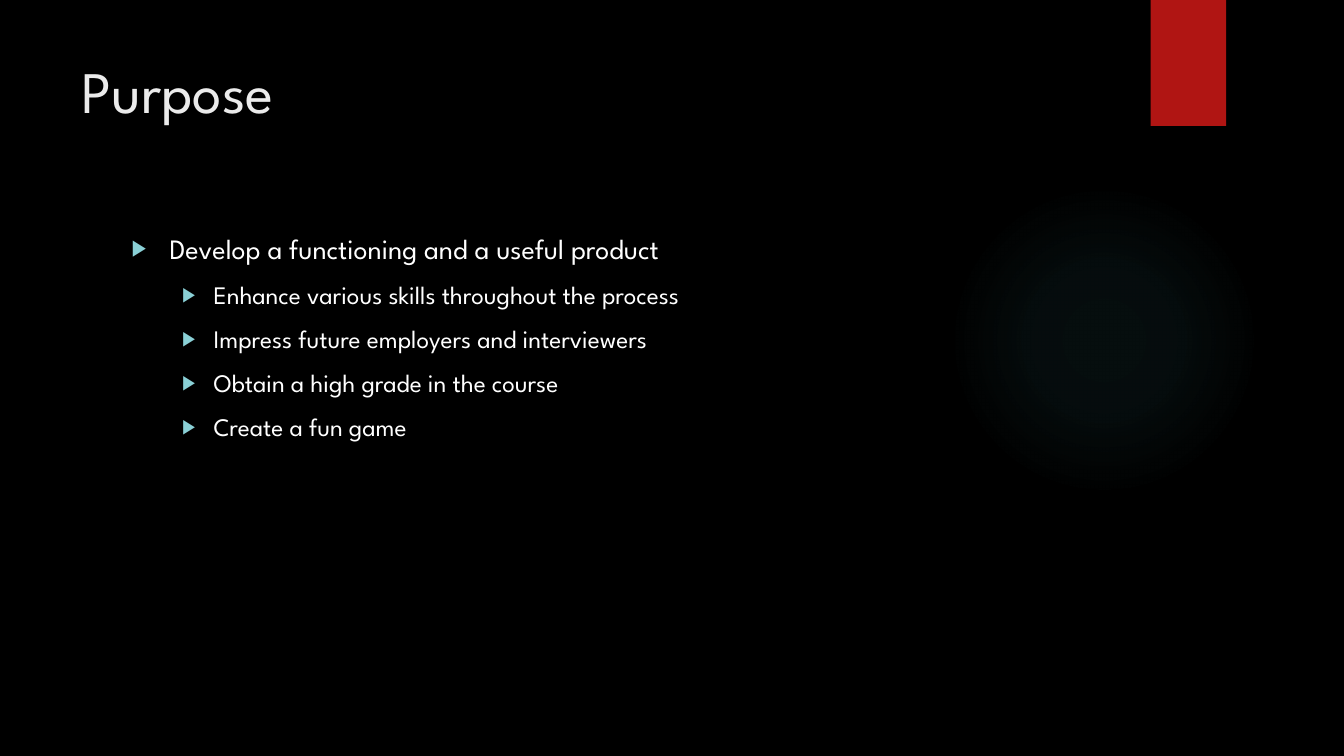
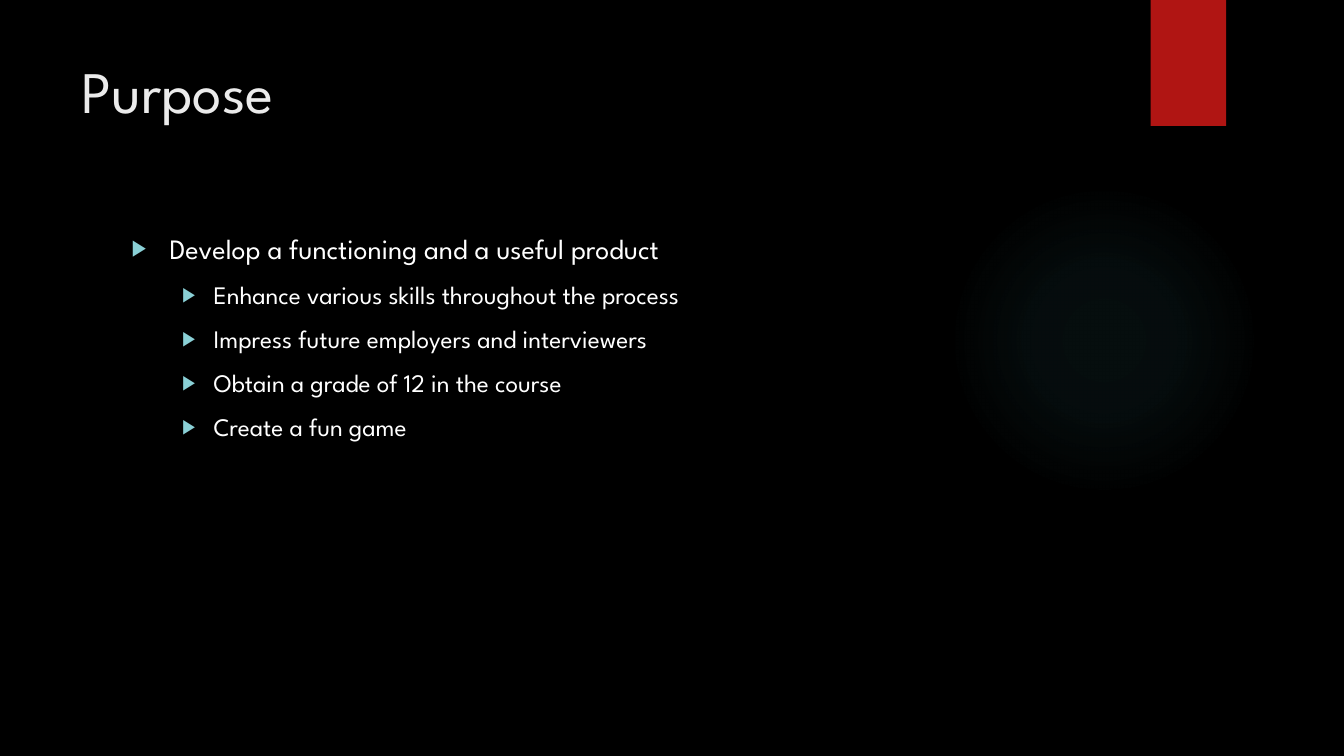
Before and after one commit to JP-Dakran/DNA_Says, a slide deck: slide 3 of Doc/FinalPresentation/FinalPresentation.pptx. Drawn at 1344x756 pixels with LibreOffice and Linux fonts; fonts in the diff are those of the drawing; background and template pictures are left out. Boxes give left, top, right and bottom in pixels: in the first picture for what was removed or moved away, otherwise in the second. Text is boxed around its words. In the diff, an @@ line names an element or a change of style, - is before the commit and + after.

```diff
--- a/Doc/FinalPresentation/FinalPresentation.pptx
+++ b/Doc/FinalPresentation/FinalPresentation.pptx
@@ text at <box>214,374,561,398</box>: text changed @@
-  ▶ Obtain a high grade in the course
+  ▶ Obtain a grade of 12 in the course
```
Also in this commit, not shown: 11 other slides changed, 1 slide added.
